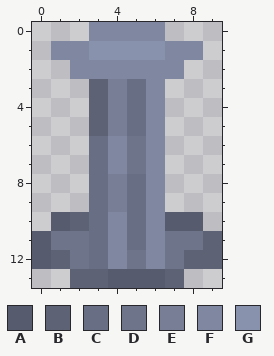
Pixel-art sprite: tiles/pillar.png. That is the earlier state.
The file is 10x14 pixels. Colours within 5 levels of each other are drawn and written as one.
Palette (. is transparent): A #565c6d  B #5d6375  C #686e83  D #6e758b  E #777e96  F #8088a1  G #8992ad
And afterwards:
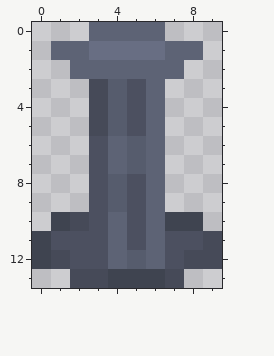
From old to new:
{"colour":"A","old":"#565c6d","new":"#3f4450"}
{"colour":"B","old":"#5d6375","new":"#464a58"}
{"colour":"C","old":"#686e83","new":"#4c5060"}
{"colour":"E","old":"#777e96","new":"#565c6d"}
{"colour":"F","old":"#8088a1","new":"#5d6375"}
{"colour":"G","old":"#8992ad","new":"#686e83"}
{"y":6,"x":5,"old":"D","new":"E"}
{"y":7,"x":5,"old":"D","new":"E"}
{"y":11,"x":1,"old":"DD","new":"CC"}
{"y":11,"x":7,"old":"DD","new":"CC"}
{"y":12,"x":2,"old":"D","new":"C"}
{"y":12,"x":5,"old":"D","new":"E"}
{"y":12,"x":7,"old":"D","new":"C"}
